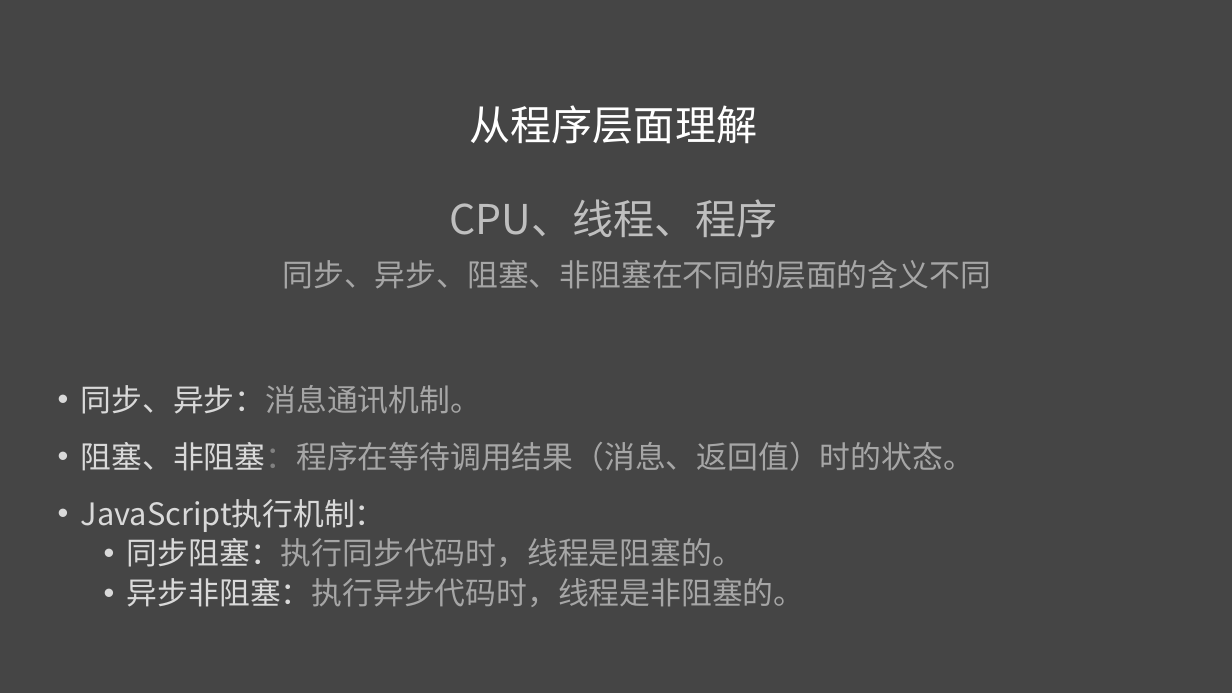
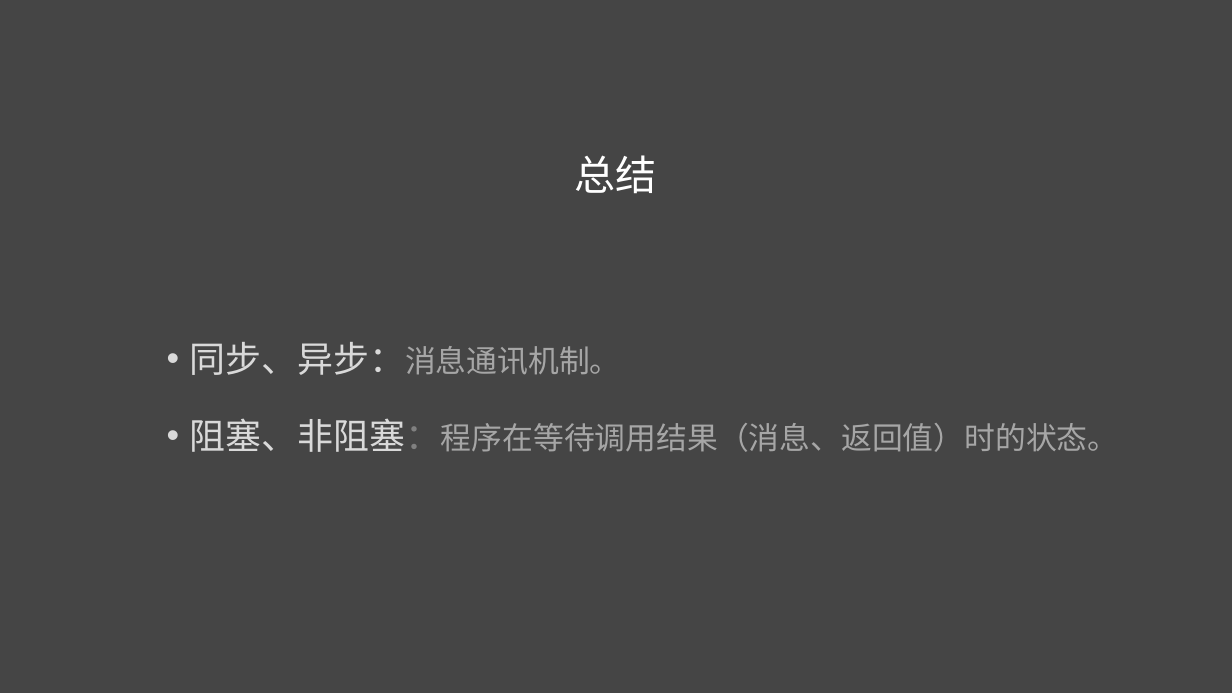
Before and after one commit to liuweiGL/share, a slide deck: slide 13 of ppt/JavaScript基础二.pptx (slide 11 before the commit). Drawn at 1232x693 pixels with LibreOffice and Linux fonts; fonts in the diff are those of the drawing. Boxes give left, top, right and bottom in pixels: in the first picture for what was removed or moved away, otherwise in the second. Text is boxed around its words. In the diff, an @@ line names an element or a change of style, - is before the commit and + after.

```diff
--- a/ppt/JavaScript基础二.pptx
+++ b/ppt/JavaScript基础二.pptx
@@ text at (575, 155, 657, 194): text changed; size 24 to 32 pt; text colour #A6A6A6 to #FFFFFF @@
-从程序层面理解
-CPU、线程、程序
-  同步、异步、阻塞、非阻塞在不同的层面的含义不同
+总结
@@ text "同步、异步：消息通讯机制。": place and size @@
-text "同步、异步：消息通讯机制。" at (81, 385, 974, 607)
+text "同步、异步：消息通讯机制。" at (190, 342, 1119, 452)
@@ text "同步、异步：消息通讯机制。" at (190, 342, 1119, 452): size 24 to 28 pt in "同步、异步：消息通讯机制。", "阻塞、非阻塞：程序在等待调用结果（消息、返回值）时的状态。"; line spacing 1.2 to 1.5 @@
@@ text at (81, 499, 805, 607): paragraphs removed @@
-• JavaScript执行机制：
-  • 同步阻塞：执行同步代码时，线程是阻塞的。
-  • 异步非阻塞：执行异步代码时，线程是非阻塞的。
```
Also in this commit, not shown: 3 other slides changed, 15 slides added, 2 slides removed.
